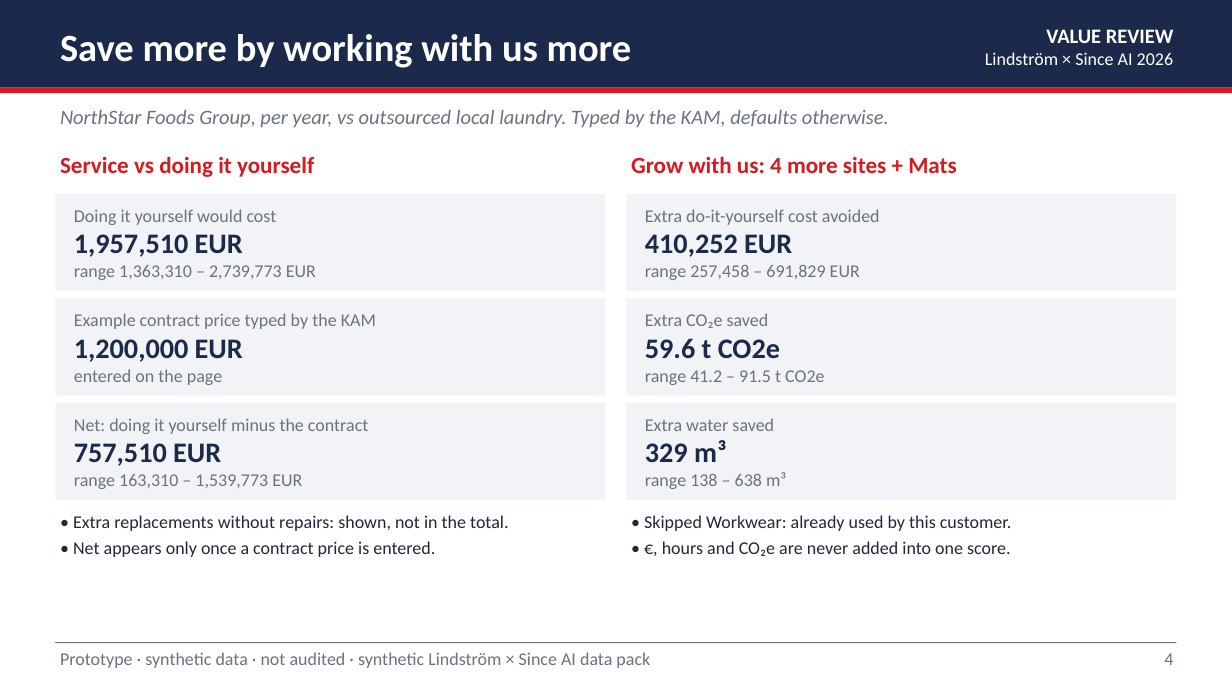
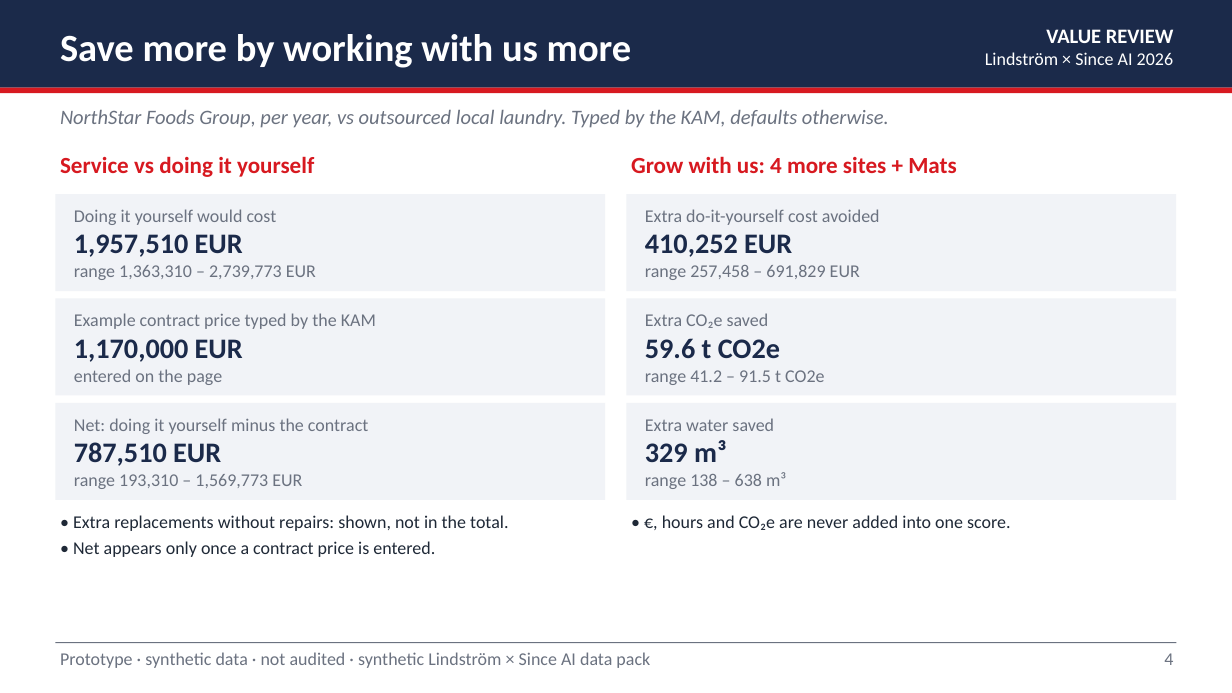
Before and after one commit to SyedSarimMahmood727460/SinceAI_Lindstrom, a slide deck: slide 4 of docs/pitch/ValueReview_pitch.pptx. Drawn at 1232x693 pixels with LibreOffice and Linux fonts; fonts in the diff are those of the drawing. Boxes give left, top, right and bottom in pixels: in the first picture for what was removed or moved away, otherwise in the second. Text is boxed around its words. In the diff, an @@ line names an element or a change of style, - is before the commit and + after.

```diff
--- a/docs/pitch/ValueReview_pitch.pptx
+++ b/docs/pitch/ValueReview_pitch.pptx
@@ text at box(74, 339, 243, 362): text changed @@
-1,200,000 EUR
+1,170,000 EUR
@@ text at box(74, 442, 302, 489): text changed @@
-757,510 EUR
-range 163,310 – 1,539,773 EUR
+787,510 EUR
+range 193,310 – 1,569,773 EUR
@@ text at box(644, 515, 1012, 531): paragraph removed @@
-• Skipped Workwear: already used by this customer.
```
Also in this commit, not shown: 2 other slides changed, 4 other files.
